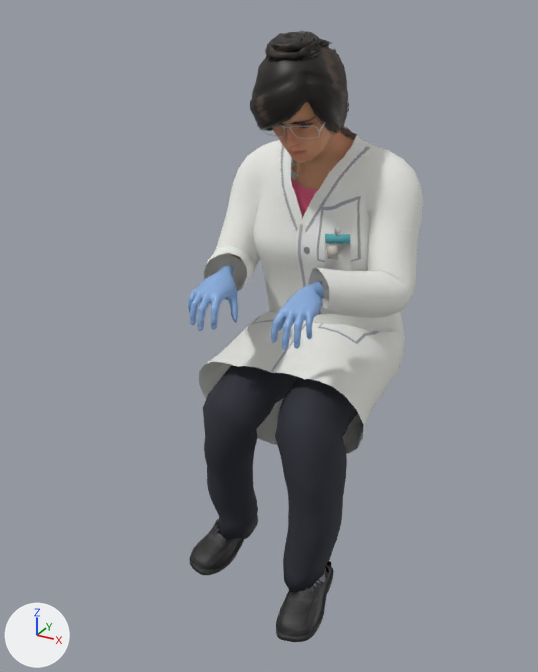
Renders of the glTF model assets/props/people-vega-sit-laptop.glb from each side of a commit.
Camera for both pictures: a 50 mm camera at (0.718, -1.344, 0.319) aimed at (-0.043, 0.038, -0.372). The axes (+X, +Y, +Z) are drawn at lower left. The lights are the same throughout. The picture after the commit comes second. Vertices at exactly the same position are counted once.

Before the edit, the objects in view are built like this:
```python
me_base_002 = bpy.data.meshes.new('base.002')
me_base_002.from_pydata(...)  # 26054 vertices, 46167 faces; spans x -0.254..0.254, y -0.21..0.44, z -0.999..0.28
me_base_002.materials.append(mat_human_body)  # picture img_people_vega_sit_laptop__2_young_lightskinned_female_diffuse2_png
me_base_002.materials.append(mat_held_gloves__0_25__0_42__0_72)  # blue #89addd
me_base_002.materials.append(mat_held_id_card__0_95__0_95__0_93)  # white #f9f9f7
me_base_002.materials.append(mat_held_id_stripe__0_1__0_45__0_5)  # cyan #59b3bc
me_base_002.materials.append(mat_held_id_photo)  # light grey #c4bcb5
me_base_002.materials.append(mat_held_badge_silver)  # white #e7e8eb
me_base_002.materials.append(mat_human_elvs_reverse_french_braid_bun)
me_base_002.materials.append(mat_human_eyebrow009)
me_base_002.materials.append(mat_human_eyelashes03)
me_base_002.materials.append(mat_human_joepal_crude_t_shirt_female)  # picture img_people_vega_sit_laptop__5_crudefemaletshirtdiffuse_png
me_base_002.materials.append(mat_human_kwnet_at_optical_glasses)  # picture img_m_opticals01
me_base_002.materials.append(mat_human_low_poly)  # picture img_people_vega_sit_laptop__1_brown_eye_png_001
me_base_002.materials.append(mat_human_shoes04)
me_base_002.materials.append(mat_human_teeth_base)  # picture img_teeth
me_base_002.materials.append(mat_human_toigo_wool_pants)  # picture img_people_vega_sit_laptop__6_pants_wool_png
me_base_002.materials.append(mat_worn_coat)  # picture img_people_vega_sit_laptop__coat
ob_people_vega_sit_laptop = bpy.data.objects.new('people-vega-sit-laptop', me_base_002)
ob_people_vega_sit_laptop.location = (0.0, 0.0, 0.0)
```
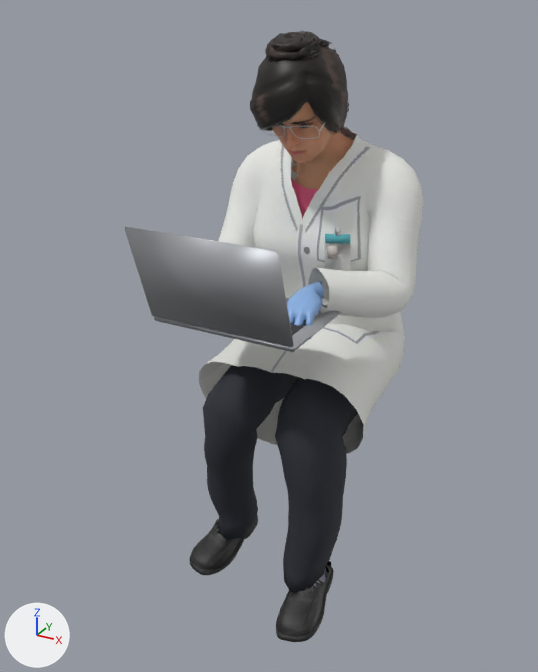
The newer file is also turned or shifted as a whole; pictures and numbers use the older file's frame.

The change, as a list of edits to the scene's bpy script:
```text
Add mat_held_laptop_screen:
    mat_held_laptop_screen = principled_material('Held.laptop screen')
    mat_held_laptop_screen.base_color = (0.36, 0.45, 0.58)  # greyish blue #a2b3c8
    mat_held_laptop_screen.roughness = 0.25
    mat_held_laptop_screen.emission_color = (0.34, 0.43, 0.56)  # greyish blue #9eafc5
    mat_held_laptop_screen.emission_strength = 1.0
Add mat_held_laptop_keys:
    mat_held_laptop_keys = principled_material('Held.laptop keys')
    mat_held_laptop_keys.base_color = (0.055, 0.055, 0.06)  # dark grey #424245
    mat_held_laptop_keys.roughness = 0.6
Add mat_held_laptop:
    mat_held_laptop = principled_material('Held.laptop')
    mat_held_laptop.base_color = (0.6, 0.62, 0.65)  # light grey #cbced3
    mat_held_laptop.metallic = 0.85
    mat_held_laptop.roughness = 0.38
Change me_base_002:
    used by ob_people_vega_sit_laptop; location = (0.0, 0.0, 0.0)
    remove me_base_002.from_pydata(...)  # 26054 vertices, 46167 faces; spans x -0.254..0.254, y -0.21..0.44, z -0.999..0.28
    add me_base_002.from_pydata(...)  # 26143 vertices, 46321 faces; spans x -0.254..0.254, y -0.304..0.44, z -0.999..0.28
    me_base_002 part 1: a new loose piece, a box spanning x -0.135..0.135, y -0.211..-0.1111, z -0.2448..-0.2428, in mat_held_laptop_keys (dark grey #424245)
    me_base_002 part 2: a new loose piece of 32 vertices spanning x -0.16..0.16, y -0.236..-0.016, z -0.258..-0.244, in mat_held_laptop (light grey #cbced3)
    me_base_002 part 3: a new loose piece of 32 vertices spanning x -0.16..0.16, y -0.304..-0.233, z -0.247..-0.046, in mat_held_laptop (light grey #cbced3)
    other edits to the shape of me_base_002 do not show in these pictures
    add me_base_002.materials.append(mat_held_laptop)  # light grey #cbced3
    add me_base_002.materials.append(mat_held_laptop_keys)  # dark grey #424245
    add me_base_002.materials.append(mat_held_laptop_screen)  # greyish blue #a2b3c8, glowing greyish blue #9eafc5
```

Location of each change, (x1, y1, x2, y2) in pixels of the pictures (538 x 672 px):
'people-vega-sit-laptop', reshaped (27% wider): before (188, 30, 423, 642); after (124, 30, 423, 642)
part 1 of me_base_002, added (mostly hidden): after (290, 320, 306, 336)
part 2 of me_base_002, added: after (154, 298, 342, 352)
part 3 of me_base_002, added: after (124, 226, 294, 347)
